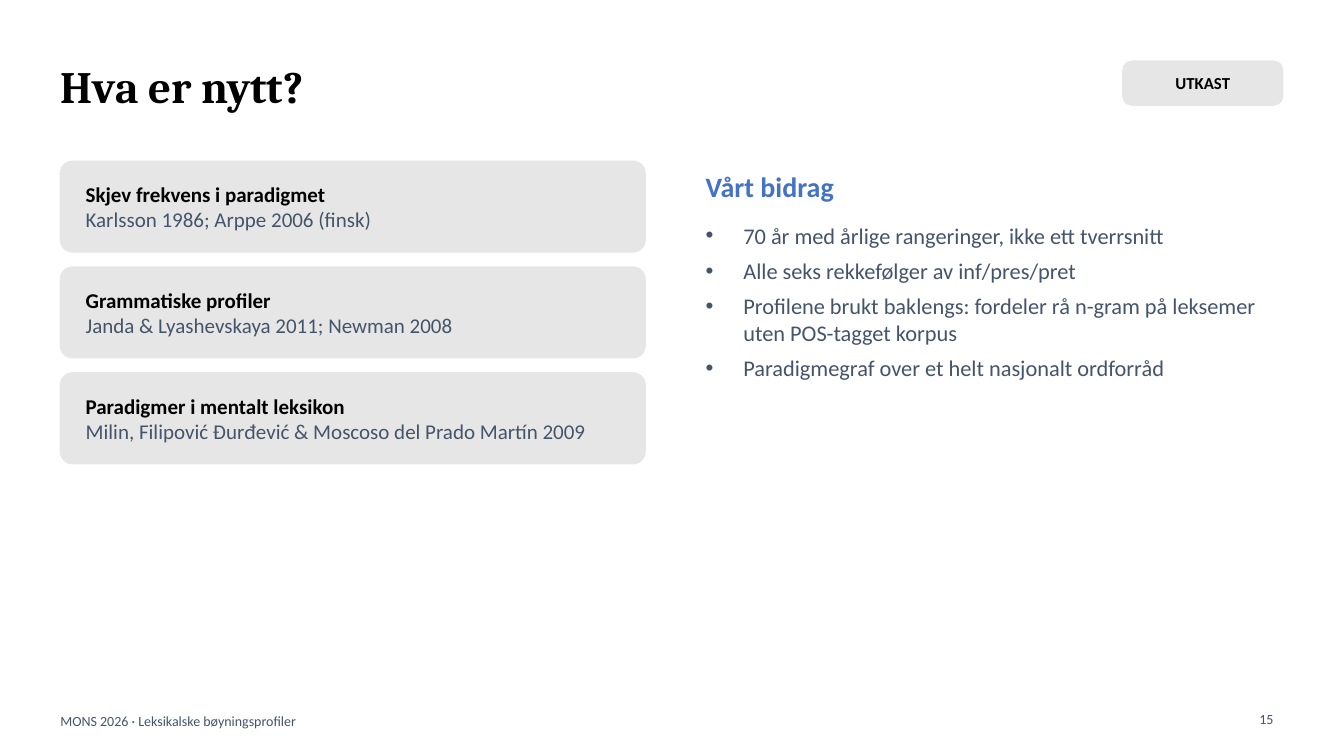
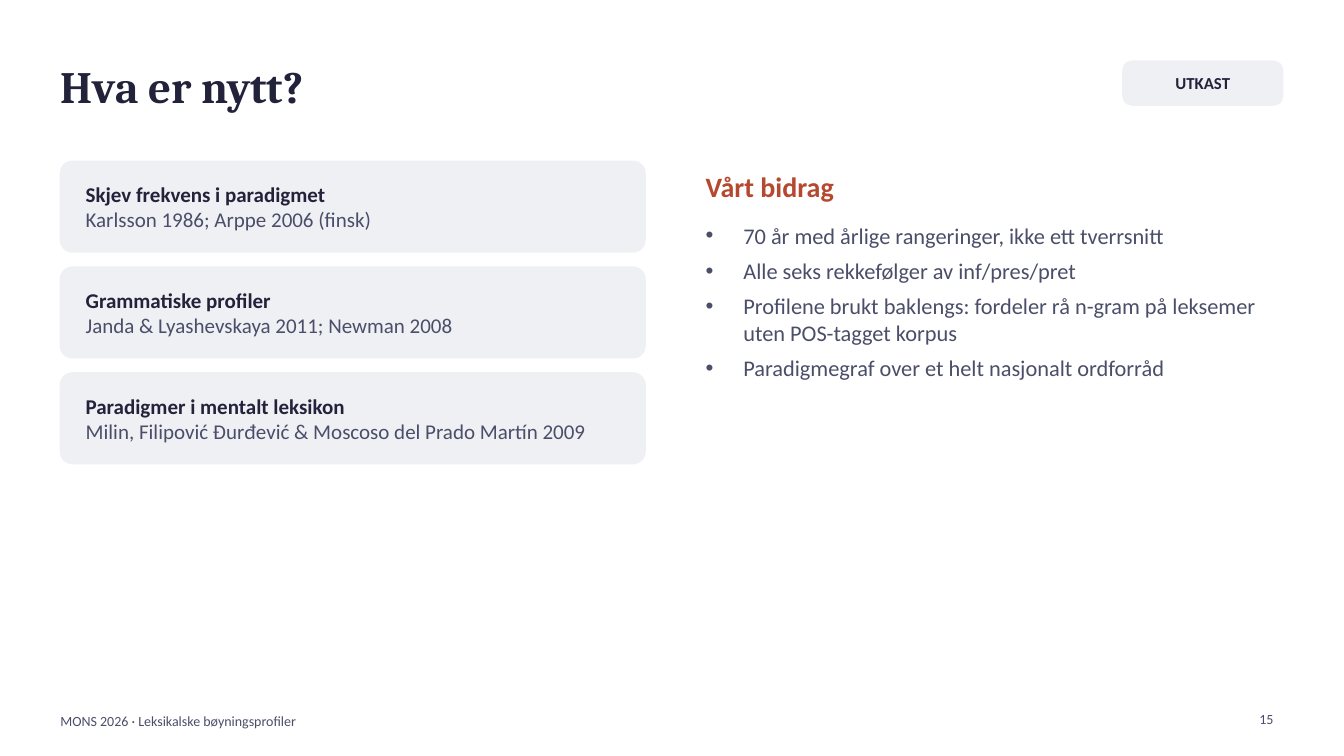
Before and after one commit to Yoonsen/B-yning, a slide deck: slide 15 of tekst/mons_presentasjon.pptx. Drawn at 1344x756 pixels with LibreOffice and Linux fonts; fonts in the diff are those of the drawing. Boxes give left, top, right and bottom in pixels: in the first picture for what was removed or moved away, otherwise in the second. Text is boxed around its words. In the diff, an @@ line names an element or a change of style, - is before the commit and + after.

```diff
--- a/tekst/mons_presentasjon.pptx
+++ b/tekst/mons_presentasjon.pptx
@@ title "Hva er nytt?" at box(60, 72, 304, 113): text colour #000000 to #22223B @@
@@ rounded rectangle "UTKAST" at box(1122, 60, 1284, 106): text colour #000000 to #22223B; fill #E7E6E6 to #EEF0F3 @@
@@ text "Skjev frekvens i paradigmet" at box(86, 187, 371, 231): text colour #000000 to #22223B in "Skjev frekvens i paradigmet"; text colour #44546A to #4A4E69 in "Karlsson 1986; Arppe 2006 (finsk)" @@
@@ text "Vårt bidrag" at box(706, 176, 833, 202): text colour #4472C4 to #B5482F @@
@@ text "Grammatiske profiler" at box(86, 293, 453, 337): text colour #000000 to #22223B in "Grammatiske profiler"; text colour #44546A to #4A4E69 in "Janda & Lyashevskaya 2011; Newman 2008" @@
@@ fill #E7E6E6 to #EEF0F3; outline #E7E6E6 1 pt to #EEF0F3 1 pt in 3 elements at box(60, 161, 645, 252), box(60, 267, 645, 358), box(60, 373, 645, 464) @@
@@ text "Paradigmer i mentalt leksikon" at box(86, 399, 586, 443): text colour #000000 to #22223B in "Paradigmer i mentalt leksikon"; text colour #44546A to #4A4E69 in "Milin, Filipović Đurđević & Moscoso del Prado ..." @@
```
Also in this commit, not shown: 10 other slides changed, 4 other files.
